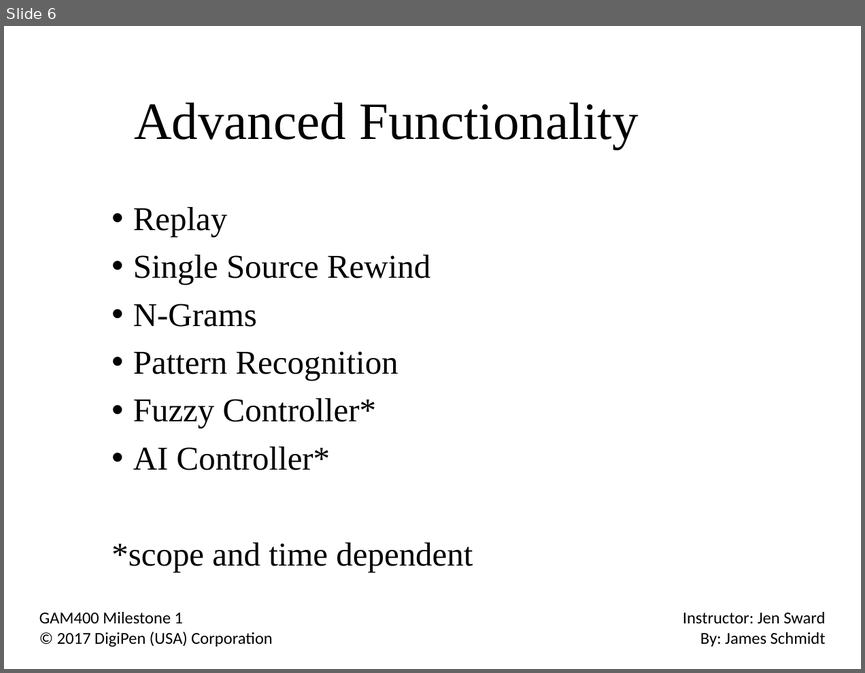
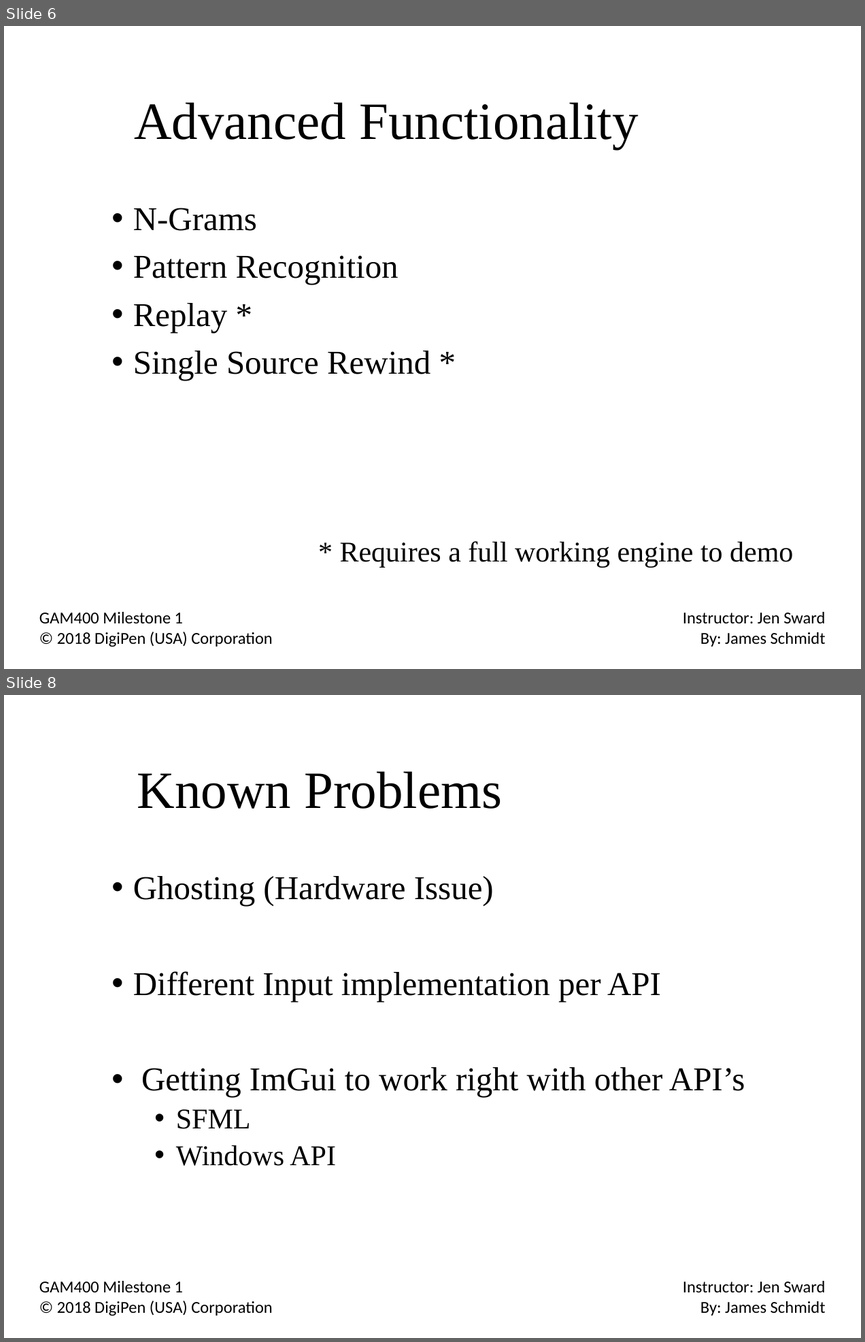
Before and after one commit to NekoTenshi87/SInput, a slide deck: Docs/Milestone1.pptx. Shown one above the other, each under a label of ours: slide 6 before the commit, slides 6 and 8 after it; the slides between them are not shown. The pictures are 865x673 and 865x1342 pixels, drawn with LibreOffice and Linux fonts; fonts in the diff are those of the drawing; background and template pictures are left out. Boxes give left, top, right and bottom in pixels: in the first picture for what was removed or moved away, otherwise in the second. Text is boxed around its words. In the diff, an @@ line names an element or a change of style, - is before the commit and + after.

```diff
--- a/Docs/Milestone1.pptx
+++ b/Docs/Milestone1.pptx
@@ slide 8 added at bbox=[4, 695, 861, 1338], background picture (left out) @@
@@ title added at bbox=[137, 771, 502, 809], 44 pt, text #000000 @@
+Known Problems
@@ text added at bbox=[133, 876, 745, 1166], 28 pt, text #000000 @@
+• Ghosting (Hardware Issue)
+• Different Input implementation per API
+• Getting ImGui to work right with other API’s
+  • SFML
+  • Windows API
@@ text added at bbox=[39, 1280, 825, 1316], 14 pt, text #000000 @@
+GAM400 Milestone 1
+© 2018 DigiPen (USA) Corporation
+Instructor: Jen Sward
+By: James Schmidt
@@ slide 6 changed as well @@
@@ text at bbox=[133, 207, 430, 284]: paragraphs removed @@
-• Replay
-• Single Source Rewind
@@ text at bbox=[133, 303, 793, 567]: text changed; size 28 to 24 pt @@
-• Fuzzy Controller*
-• AI Controller*
-*scope and time dependent
+• Replay *
+• Single Source Rewind *
+* Requires a full working engine to demo
@@ text at bbox=[57, 631, 272, 647]: text changed @@
-© 2017 DigiPen (USA) Corporation
+© 2018 DigiPen (USA) Corporation
```
Also in this commit, not shown: 7 other slides changed, 1 other slide added, 26 other files.
